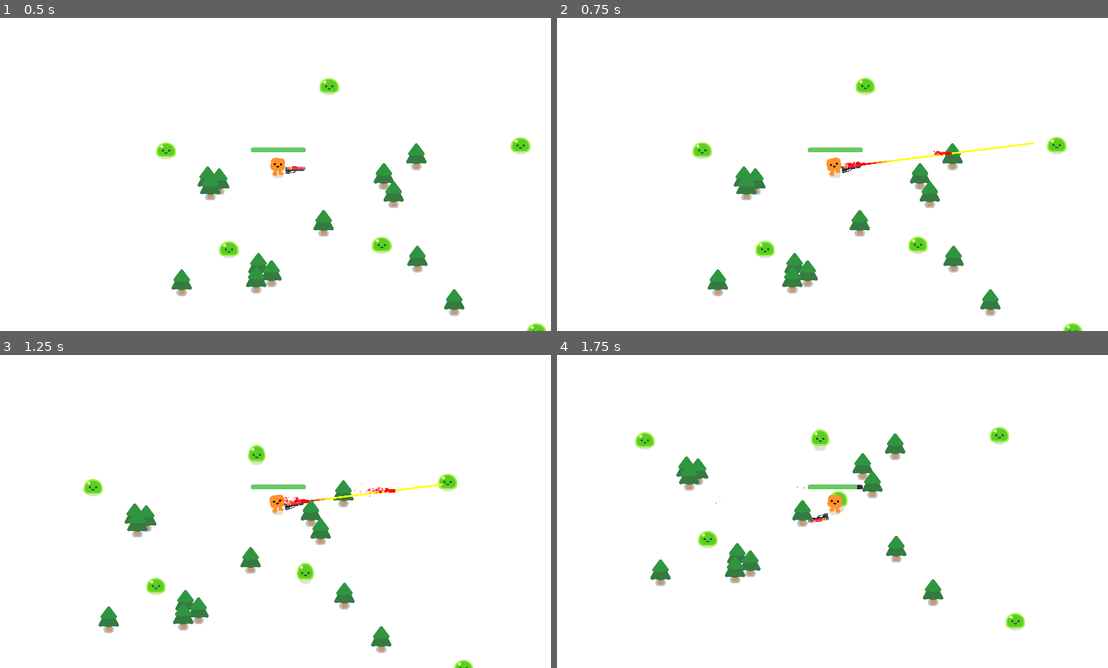
Above: before the commit, frames 1-4 (two rows, left to right).
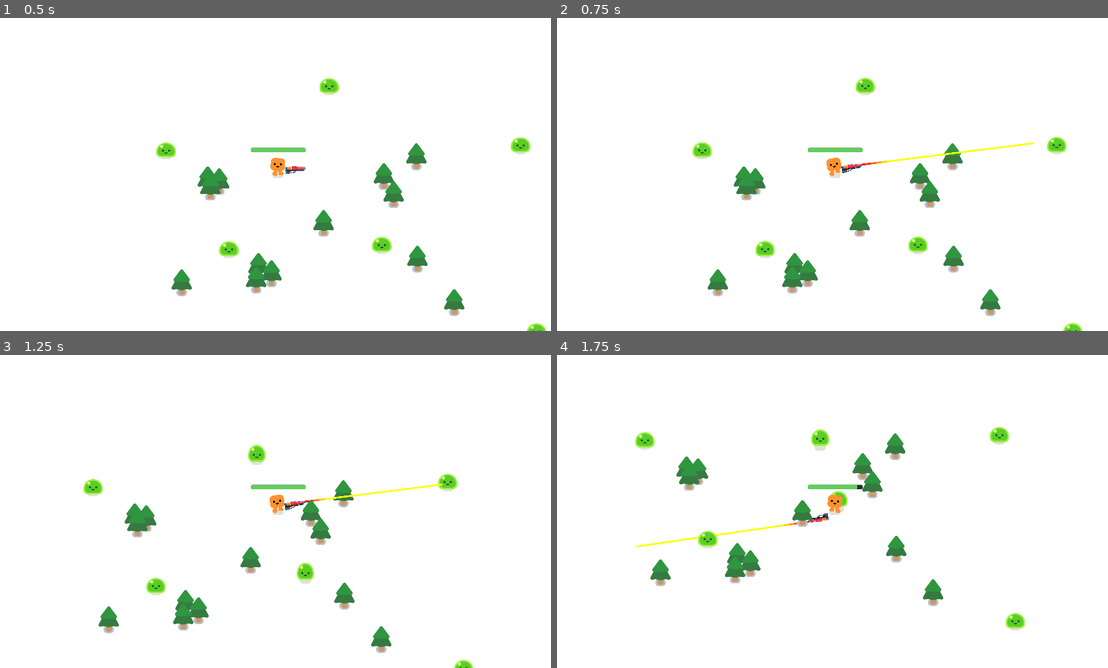
Above: after the commit, the same moments.

Repository: Arfitale/Vampire-2D-Shooter
Game: Godot game, scene res://game.tscn
Two runs of this game, one before a commit and one after it. Both use one fixed random seed, a clock stepped at 60 frames per second and the inputs below.
Inputs (mouse positions are in pixels of both pictures, inside the frame that each line leads up to):
- Up to frame 1 (0.5 s): no input
- Up to frame 2 (0.75 s): move the mouse to (959, 158) at 0.52 s; press the mouse at (959, 158) at 0.53 s; hold D (move_right) from 0.53 s (still down)
- Up to frame 3 (1.25 s): keep holding D (move_right)
- Up to frame 4 (1.75 s): move the mouse to (722, 527) at 1.27 s; release D (move_right) at 1.28 s; release the mouse at (722, 527) at 1.28 s; hold S (move_down) from 1.28 s (still down); click (722, 527) at 1.35 s

Frame 1 is identical in both runs. In frame 2, less than 0.1% of the frame differs, in the area x 52-72%, y 42-48%; in frame 3, 0.1%; in frame 4, 0.2%, in the area x 14-46%, y 42-62%.
Error after the commit: Invalid assignment of property or key 'emitting' with value of type 'bool' on a base object of type 'null instance'. (res://weapon/laser_raycast.gd:42)

Commit message:
develop hotspot pt.2

Diff:
--- a/characters/player.tscn
+++ b/characters/player.tscn
@@ -2,9 +2,9 @@
 
 [ext_resource type="Script" uid="uid://bf5xowve6qpdv" path="res://characters/player.gd" id="1_3eadt"]
 [ext_resource type="PackedScene" uid="uid://pbmyh1qru7p" path="res://characters/happy_boo/happy_boo.tscn" id="1_dnjla"]
-[ext_resource type="PackedScene" uid="uid://kc5b0ugt4nvp" path="res://pistol/weapon_slot.tscn" id="4_evndh"]
+[ext_resource type="PackedScene" uid="uid://kc5b0ugt4nvp" path="res://weapon/weapon_slot.tscn" id="4_evndh"]
 [ext_resource type="Script" uid="uid://dtljgx2nn8q4g" path="res://characters/healthbar.gd" id="4_x0jl3"]
-[ext_resource type="PackedScene" uid="uid://bf0uuxafog4ce" path="res://pistol/hotspot.tscn" id="5_evndh"]
+[ext_resource type="PackedScene" uid="uid://bf0uuxafog4ce" path="res://weapon/hotspot.tscn" id="5_evndh"]
 
 [sub_resource type="CircleShape2D" id="CircleShape2D_3eadt"]
 radius = 26.0
--- a/pistol/bullet.tscn
+++ /dev/null
@@ -1,22 +0,0 @@
-[gd_scene load_steps=4 format=3 uid="uid://bmo0auqbfad2o"]
-
-[ext_resource type="Script" uid="uid://clrbl4p00uk0" path="res://pistol/bullet.gd" id="1_5tgod"]
-[ext_resource type="Texture2D" uid="uid://dftkbqwsfd68r" path="res://pistol/projectile.png" id="1_mt7ak"]
-
-[sub_resource type="CircleShape2D" id="CircleShape2D_5tgod"]
-radius = 21.0
-
-[node name="Bullet" type="Area2D"]
-collision_layer = 16
-collision_mask = 5
-script = ExtResource("1_5tgod")
-
-[node name="Projectile" type="Sprite2D" parent="."]
-position = Vector2(-3, -2)
-texture = ExtResource("1_mt7ak")
-
-[node name="CollisionShape2D" type="CollisionShape2D" parent="."]
-position = Vector2(8, -1)
-shape = SubResource("CircleShape2D_5tgod")
-
-[connection signal="body_entered" from="." to="." method="_on_body_entered"]
--- a/pistol/gun.tscn
+++ /dev/null
@@ -1,25 +0,0 @@
-[gd_scene load_steps=4 format=3 uid="uid://dl8tiw1bpd1nt"]
-
-[ext_resource type="Script" uid="uid://2qjgma65pcsu" path="res://pistol/gun.gd" id="1_b7uwb"]
-[ext_resource type="Texture2D" uid="uid://cswb5do8rrj7q" path="res://pistol/pistol.png" id="1_kmld4"]
-
-[sub_resource type="CircleShape2D" id="CircleShape2D_b7uwb"]
-radius = 1061.2714
-
-[node name="Gun" type="Area2D"]
-collision_layer = 16
-collision_mask = 4
-script = ExtResource("1_b7uwb")
-
-[node name="CollisionShape2D" type="CollisionShape2D" parent="."]
-shape = SubResource("CircleShape2D_b7uwb")
-
-[node name="WeaponPivot" type="Marker2D" parent="."]
-position = Vector2(0, -31)
-
-[node name="Pistol" type="Sprite2D" parent="WeaponPivot"]
-position = Vector2(104, 0)
-texture = ExtResource("1_kmld4")
-
-[node name="BulletSpawn" type="Marker2D" parent="WeaponPivot/Pistol"]
-position = Vector2(48, -10)
--- a/pistol/hotspot.tscn
+++ /dev/null
@@ -1,78 +0,0 @@
-[gd_scene load_steps=11 format=3 uid="uid://bf0uuxafog4ce"]
-
-[ext_resource type="Script" uid="uid://4h2erpwnabyq" path="res://pistol/hotspot.gd" id="1_4erth"]
-[ext_resource type="Texture2D" uid="uid://ceyjoy2kgni1f" path="res://assets/hotspot.png" id="3_4erth"]
-[ext_resource type="Script" uid="uid://caqrdghy0h0rf" path="res://pistol/laser_raycast.gd" id="3_74nmc"]
-
-[sub_resource type="Gradient" id="Gradient_4erth"]
-interpolation_mode = 2
-offsets = PackedFloat32Array(0, 0.16666667)
-colors = PackedColorArray(1, 0, 0, 1, 1, 1, 0, 1)
-
-[sub_resource type="GradientTexture1D" id="GradientTexture1D_74nmc"]
-gradient = SubResource("Gradient_4erth")
-
-[sub_resource type="Gradient" id="Gradient_74nmc"]
-colors = PackedColorArray(1, 0, 0, 1, 1, 0, 0, 0)
-
-[sub_resource type="GradientTexture1D" id="GradientTexture1D_n40wk"]
-gradient = SubResource("Gradient_74nmc")
-
-[sub_resource type="Curve" id="Curve_4erth"]
-_data = [Vector2(0.08333331, 1), 0.0, 0.0, 0, 0, Vector2(1, 0), 0.0, 0.0, 0, 0]
-point_count = 2
-
-[sub_resource type="CurveTexture" id="CurveTexture_74nmc"]
-curve = SubResource("Curve_4erth")
-
-[sub_resource type="ParticleProcessMaterial" id="ParticleProcessMaterial_n40wk"]
-lifetime_randomness = 1.0
-particle_flag_disable_z = true
-initial_velocity_max = 300.0
-gravity = Vector3(0, 0, 0)
-scale_min = 0.0
-scale_max = 20.869999
-scale_curve = SubResource("CurveTexture_74nmc")
-color_ramp = SubResource("GradientTexture1D_n40wk")
-turbulence_enabled = true
-turbulence_noise_strength = 0.0
-turbulence_noise_scale = 0.0
-
-[node name="Hotspot" type="Node2D"]
-script = ExtResource("1_4erth")
-
-[node name="WeaponPivot" type="Marker2D" parent="."]
-position = Vector2(0, -31)
-
-[node name="Pistol" type="Sprite2D" parent="WeaponPivot"]
-position = Vector2(101, 5.999998)
-scale = Vector2(0.46323535, 0.4016394)
-texture = ExtResource("3_4erth")
-
-[node name="RayCast2D" type="RayCast2D" parent="."]
-position = Vector2(160, -37)
-target_position = Vector2(0, 0)
-collision_mask = 5
-script = ExtResource("3_74nmc")
-cast_range = 1000.0
-
-[node name="Line2D" type="Line2D" parent="RayCast2D"]
-points = PackedVector2Array(0, 0, 0, 0)
-texture = SubResource("GradientTexture1D_74nmc")
-texture_mode = 2
-
-[node name="EmitParticles" type="GPUParticles2D" parent="RayCast2D/Line2D"]
-unique_name_in_owner = true
-position = Vector2(9, 0)
-emitting = false
-amount = 200
-lifetime = 0.6
-process_material = SubResource("ParticleProcessMaterial_n40wk")
-
-[node name="BeamParticles" type="GPUParticles2D" parent="RayCast2D/Line2D"]
-unique_name_in_owner = true
-position = Vector2(9, 0)
-emitting = false
-amount = 200
-lifetime = 0.6
-process_material = SubResource("ParticleProcessMaterial_n40wk")
--- a/pistol/impact/impact.tscn
+++ /dev/null
@@ -1,13 +0,0 @@
-[gd_scene load_steps=3 format=3 uid="uid://kcl4efkvrany"]
-
-[ext_resource type="Script" uid="uid://de6y8t2sf6ynh" path="res://pistol/impact/impact.gd" id="1_4vum2"]
-[ext_resource type="Texture2D" uid="uid://dn80eu1qs371v" path="res://pistol/impact/circle.png" id="2_wp1di"]
-
-[node name="Impact" type="Node2D"]
-top_level = true
-script = ExtResource("1_4vum2")
-
-[node name="Sprite" type="Sprite2D" parent="."]
-unique_name_in_owner = true
-modulate = Color(1, 0.831373, 0.239216, 1)
-texture = ExtResource("2_wp1di")
--- a/pistol/muzzle_flash/muzzle_flash.tscn
+++ /dev/null
@@ -1,12 +0,0 @@
-[gd_scene load_steps=3 format=3 uid="uid://c1b2kbuq1if08"]
-
-[ext_resource type="Script" uid="uid://6ej4465c3oxu" path="res://pistol/muzzle_flash/muzzle_flash.gd" id="1_wouey"]
-[ext_resource type="Texture2D" uid="uid://brgpjilf7s2ul" path="res://pistol/muzzle_flash/muzzle_flash.png" id="2_6pgu4"]
-
-[node name="MuzzleFlash" type="Node2D"]
-script = ExtResource("1_wouey")
-
-[node name="Sprite" type="Sprite2D" parent="."]
-unique_name_in_owner = true
-texture = ExtResource("2_6pgu4")
-offset = Vector2(10, 0)
--- a/project.godot
+++ b/project.godot
@@ -143,7 +143,3 @@
 2d_physics/layer_4="MobsAreaDetection"
 2d_physics/layer_5="PlayerHitbox"
 2d_physics/layer_6="PlayerHurtbox"
-
-[rendering]
-
-renderer/rendering_method="gl_compatibility"
--- /dev/null
+++ b/weapon/bullet.tscn
@@ -0,0 +1,22 @@
+[gd_scene load_steps=4 format=3 uid="uid://bmo0auqbfad2o"]
+
+[ext_resource type="Script" uid="uid://clrbl4p00uk0" path="res://weapon/bullet.gd" id="1_5tgod"]
+[ext_resource type="Texture2D" uid="uid://dftkbqwsfd68r" path="res://weapon/projectile.png" id="1_mt7ak"]
+
+[sub_resource type="CircleShape2D" id="CircleShape2D_5tgod"]
+radius = 21.0
+
+[node name="Bullet" type="Area2D"]
+collision_layer = 16
+collision_mask = 5
+script = ExtResource("1_5tgod")
+
+[node name="Projectile" type="Sprite2D" parent="."]
+position = Vector2(-3, -2)
+texture = ExtResource("1_mt7ak")
+
+[node name="CollisionShape2D" type="CollisionShape2D" parent="."]
+position = Vector2(8, -1)
+shape = SubResource("CircleShape2D_5tgod")
+
+[connection signal="body_entered" from="." to="." method="_on_body_entered"]
--- /dev/null
+++ b/weapon/gun.tscn
@@ -0,0 +1,25 @@
+[gd_scene load_steps=4 format=3 uid="uid://dl8tiw1bpd1nt"]
+
+[ext_resource type="Script" uid="uid://2qjgma65pcsu" path="res://weapon/gun.gd" id="1_b7uwb"]
+[ext_resource type="Texture2D" uid="uid://cswb5do8rrj7q" path="res://weapon/pistol.png" id="1_kmld4"]
+
+[sub_resource type="CircleShape2D" id="CircleShape2D_b7uwb"]
+radius = 1061.2714
+
+[node name="Gun" type="Area2D"]
+collision_layer = 16
+collision_mask = 4
+script = ExtResource("1_b7uwb")
+
+[node name="CollisionShape2D" type="CollisionShape2D" parent="."]
+shape = SubResource("CircleShape2D_b7uwb")
+
+[node name="WeaponPivot" type="Marker2D" parent="."]
+position = Vector2(0, -31)
+
+[node name="Pistol" type="Sprite2D" parent="WeaponPivot"]
+position = Vector2(104, 0)
+texture = ExtResource("1_kmld4")
+
+[node name="BulletSpawn" type="Marker2D" parent="WeaponPivot/Pistol"]
+position = Vector2(48, -10)
--- /dev/null
+++ b/weapon/hotspot.tscn
@@ -0,0 +1,81 @@
+[gd_scene load_steps=12 format=3 uid="uid://bf0uuxafog4ce"]
+
+[ext_resource type="Script" uid="uid://4h2erpwnabyq" path="res://weapon/hotspot.gd" id="1_4erth"]
+[ext_resource type="Texture2D" uid="uid://ceyjoy2kgni1f" path="res://assets/hotspot.png" id="3_4erth"]
+[ext_resource type="Script" uid="uid://caqrdghy0h0rf" path="res://weapon/laser_raycast.gd" id="3_74nmc"]
+[ext_resource type="Texture2D" uid="uid://dm17aur8tmux5" path="res://weapon/muzzle_flash/glowing_circle.png" id="4_8yauq"]
+
+[sub_resource type="Gradient" id="Gradient_4erth"]
+interpolation_mode = 2
+offsets = PackedFloat32Array(0, 0.16666667)
+colors = PackedColorArray(1, 0, 0, 1, 1, 1, 0, 1)
+
+[sub_resource type="GradientTexture1D" id="GradientTexture1D_74nmc"]
+gradient = SubResource("Gradient_4erth")
+
+[sub_resource type="Gradient" id="Gradient_74nmc"]
+colors = PackedColorArray(1, 0, 0, 1, 1, 0, 0, 0)
+
+[sub_resource type="GradientTexture1D" id="GradientTexture1D_n40wk"]
+gradient = SubResource("Gradient_74nmc")
+
+[sub_resource type="Curve" id="Curve_8yauq"]
+_data = [Vector2(0, 1), 0.0, 0.0, 0, 0, Vector2(1, 1), 0.0, 0.0, 0, 0]
+point_count = 2
+
+[sub_resource type="CurveTexture" id="CurveTexture_wxlaj"]
+curve = SubResource("Curve_8yauq")
+
+[sub_resource type="ParticleProcessMaterial" id="ParticleProcessMaterial_n40wk"]
+resource_local_to_scene = true
+lifetime_randomness = 1.0
+particle_flag_disable_z = true
+emission_shape = 3
+emission_box_extents = Vector3(680, 20, 1)
+spread = 0.0
+initial_velocity_max = 300.0
+gravity = Vector3(0, 0, 0)
+tangential_accel_min = 99.99999
+tangential_accel_max = 99.99999
+scale_min = 0.29999998
+scale_max = 0.29999998
+scale_curve = SubResource("CurveTexture_wxlaj")
+color_ramp = SubResource("GradientTexture1D_n40wk")
+turbulence_enabled = true
+
+[node name="Hotspot" type="Node2D"]
+script = ExtResource("1_4erth")
+
+[node name="WeaponPivot" type="Marker2D" parent="."]
+position = Vector2(0, -31)
+
+[node name="Pistol" type="Sprite2D" parent="WeaponPivot"]
+position = Vector2(101, 5.999998)
+scale = Vector2(0.46323535, 0.4016394)
+texture = ExtResource("3_4erth")
+
+[node name="RayCast2D" type="RayCast2D" parent="."]
+position = Vector2(160, -37)
+target_position = Vector2(0, 0)
+collision_mask = 5
+script = ExtResource("3_74nmc")
+cast_range = 1000.0
+
+[node name="Line2D" type="Line2D" parent="RayCast2D"]
+points = PackedVector2Array(0, 0, 0, 0)
+texture = SubResource("GradientTexture1D_74nmc")
+texture_mode = 2
+
+[node name="BeamParticles" type="GPUParticles2D" parent="RayCast2D/Line2D"]
+unique_name_in_owner = true
+position = Vector2(9, 0)
+emitting = false
+amount = 50
+texture = ExtResource("4_8yauq")
+lifetime = 0.6
+preprocess = 1.0
+randomness = 1.0
+visibility_rect = Rect2(-2500, -2500, 5000, 5000)
+process_material = SubResource("ParticleProcessMaterial_n40wk")
+
+[node name="CastingParticles" type="GPUParticles2D" parent="RayCast2D/Line2D"]
--- /dev/null
+++ b/weapon/impact/impact.tscn
@@ -0,0 +1,13 @@
+[gd_scene load_steps=3 format=3 uid="uid://kcl4efkvrany"]
+
+[ext_resource type="Script" uid="uid://de6y8t2sf6ynh" path="res://weapon/impact/impact.gd" id="1_4vum2"]
+[ext_resource type="Texture2D" uid="uid://dn80eu1qs371v" path="res://weapon/impact/circle.png" id="2_wp1di"]
+
+[node name="Impact" type="Node2D"]
+top_level = true
+script = ExtResource("1_4vum2")
+
+[node name="Sprite" type="Sprite2D" parent="."]
+unique_name_in_owner = true
+modulate = Color(1, 0.831373, 0.239216, 1)
+texture = ExtResource("2_wp1di")
--- /dev/null
+++ b/weapon/muzzle_flash/muzzle_flash.tscn
@@ -0,0 +1,12 @@
+[gd_scene load_steps=3 format=3 uid="uid://c1b2kbuq1if08"]
+
+[ext_resource type="Script" uid="uid://6ej4465c3oxu" path="res://weapon/muzzle_flash/muzzle_flash.gd" id="1_wouey"]
+[ext_resource type="Texture2D" uid="uid://brgpjilf7s2ul" path="res://weapon/muzzle_flash/muzzle_flash.png" id="2_6pgu4"]
+
+[node name="MuzzleFlash" type="Node2D"]
+script = ExtResource("1_wouey")
+
+[node name="Sprite" type="Sprite2D" parent="."]
+unique_name_in_owner = true
+texture = ExtResource("2_6pgu4")
+offset = Vector2(10, 0)
Not shown, removed: pistol/impact/circle.png.import
Not shown, removed: pistol/muzzle_flash/muzzle_flash.png.import
Not shown, removed: pistol/pistol.png.import
Not shown, removed: pistol/projectile.png.import
Renamed: pistol/bullet.gd -> weapon/bullet.gd
Renamed: pistol/bullet.gd.uid -> weapon/bullet.gd.uid
Renamed: pistol/gun.gd -> weapon/gun.gd
Renamed: pistol/gun.gd.uid -> weapon/gun.gd.uid
Renamed: pistol/hotspot.gd -> weapon/hotspot.gd
Renamed: pistol/hotspot.gd.uid -> weapon/hotspot.gd.uid
Renamed: pistol/impact/circle.png -> weapon/impact/circle.png
Not shown, added: weapon/impact/circle.png.import
(and 15 more such lines)
